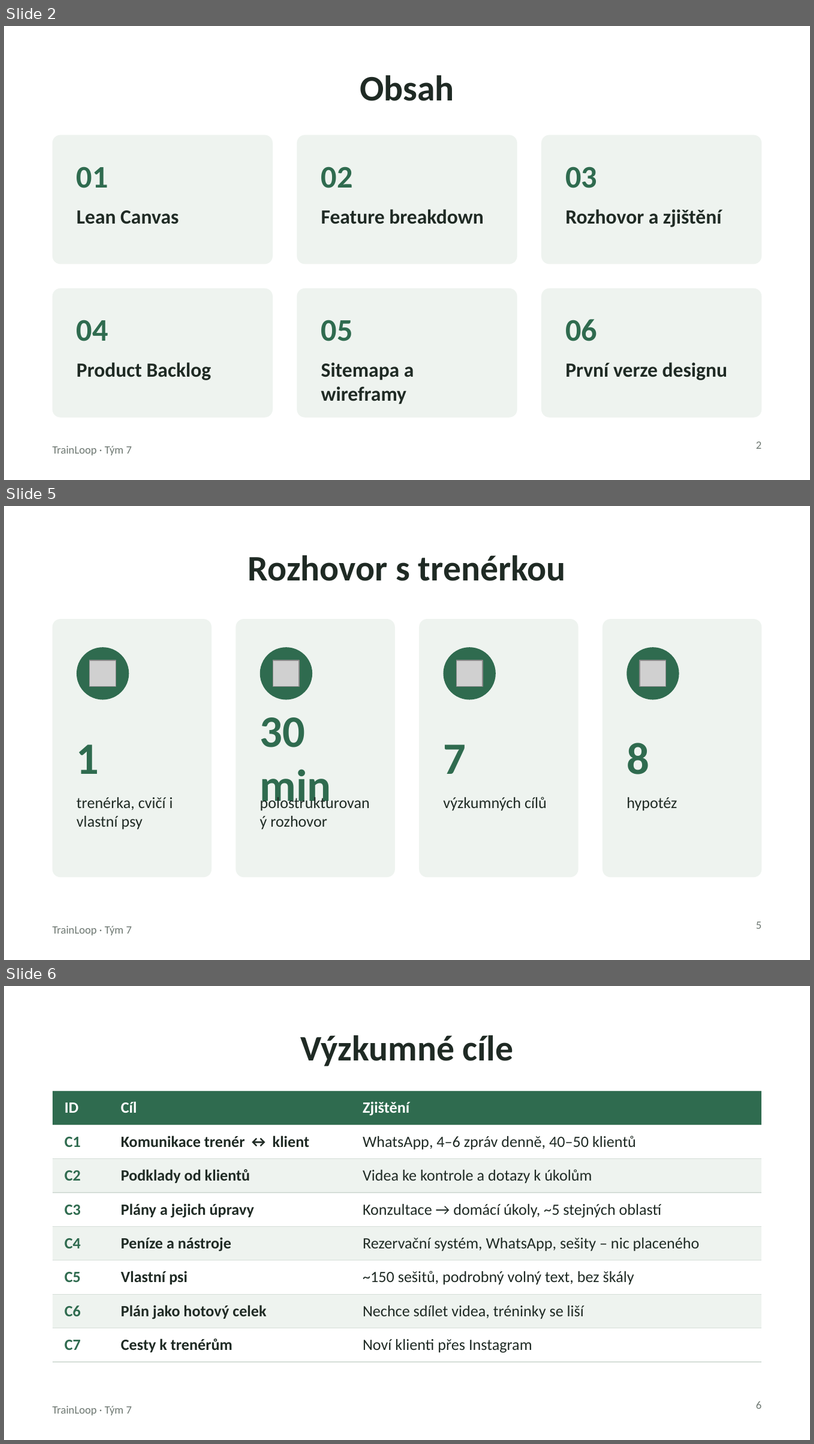
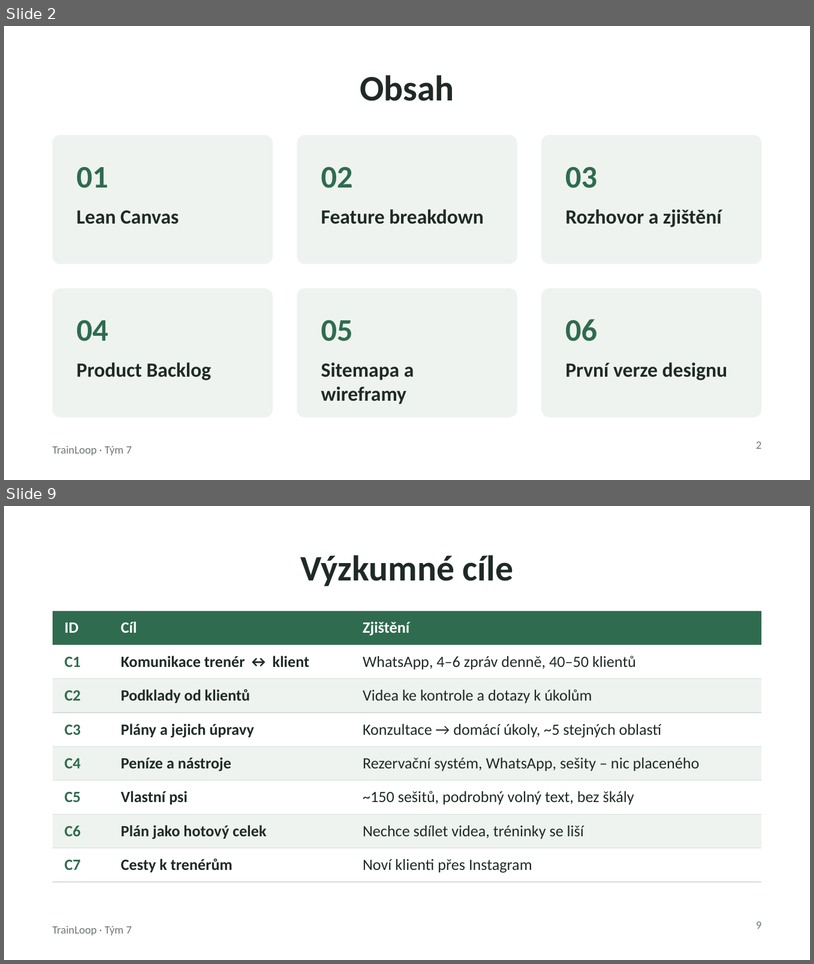
Before and after one commit to applifting-vsecourse/team-7, a slide deck: Docs/TrainLoop_prezentace.pptx. Shown one above the other, each under a label of ours: slides 2, 5 and 6 before the commit, slides 2 and 9 after it; the slides between them are not shown. The pictures are 814x1444 and 814x964 pixels, drawn with LibreOffice and Linux fonts; fonts in the diff are those of the drawing; grey boxes stand for pictures. Boxes give left, top, right and bottom in pixels: in the first picture for what was removed or moved away, otherwise in the second. Text is boxed around its words. In the diff, an @@ line names an element or a change of style, - is before the commit and + after.

```diff
--- a/Docs/TrainLoop_prezentace.pptx
+++ b/Docs/TrainLoop_prezentace.pptx
@@ slide 5 removed at [4, 506, 810, 960], background #FFFFFF; not listed: 1 template element that a slide beside it also shows @@
@@ title removed at [248, 555, 566, 581] @@
-Rozhovor s trenérkou
@@ rounded rectangle removed at [53, 619, 212, 877] @@
@@ rounded rectangle removed at [236, 619, 396, 877] @@
@@ rounded rectangle removed at [419, 619, 579, 877] @@
@@ rounded rectangle removed at [602, 619, 762, 877] @@
@@ ellipse removed at [77, 647, 129, 700] @@
@@ ellipse removed at [260, 647, 312, 700] @@
@@ ellipse removed at [443, 647, 496, 700] @@
@@ ellipse removed at [627, 647, 679, 700] @@
@@ picture removed at [89, 660, 116, 687] @@
@@ picture removed at [273, 660, 300, 687] @@
@@ picture removed at [456, 660, 483, 687] @@
@@ picture removed at [640, 660, 667, 687] @@
@@ text removed at [260, 717, 332, 811] @@
-30 min
@@ text removed at [77, 744, 99, 774] @@
-1
@@ text removed at [443, 744, 466, 774] @@
-7
@@ text removed at [627, 742, 650, 774] @@
-8
@@ text removed at [77, 797, 173, 829] @@
-trenérka, cvičí i vlastní psy
@@ text removed at [443, 796, 547, 811] @@
-výzkumných cílů
@@ text removed at [627, 797, 677, 811] @@
-hypotéz
@@ text removed at [270, 816, 327, 826] @@
-polostrukturovaný rozhovor
@@ page number removed at [756, 921, 762, 928] @@
-5
@@ what was slide 6 is now slide 9 @@
@@ page number at [756, 921, 762, 928]: text changed @@
-6
+9
```
Also in this commit, not shown: 2 slides changed, 4 slides added, 2 other files.
